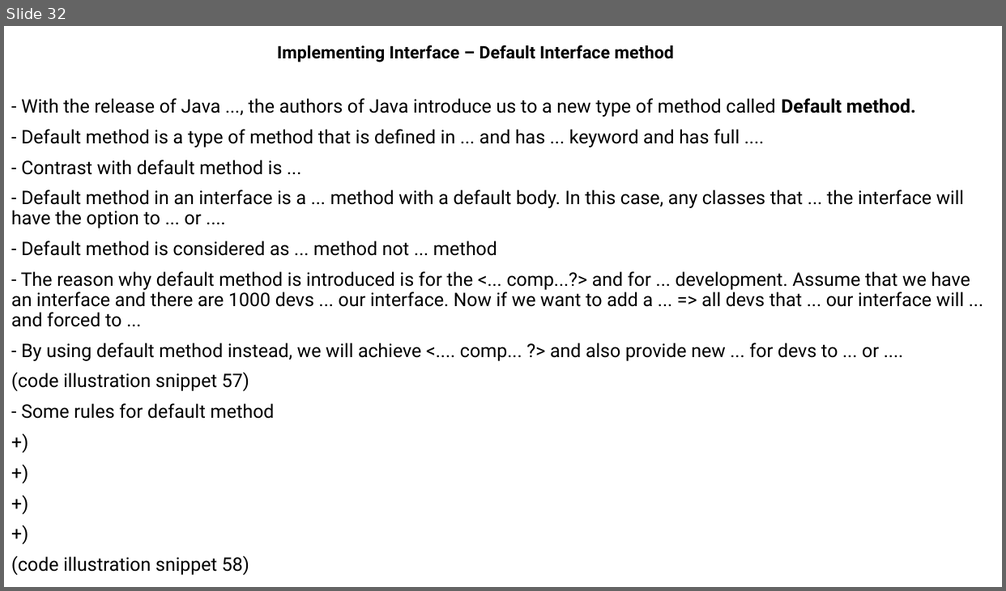
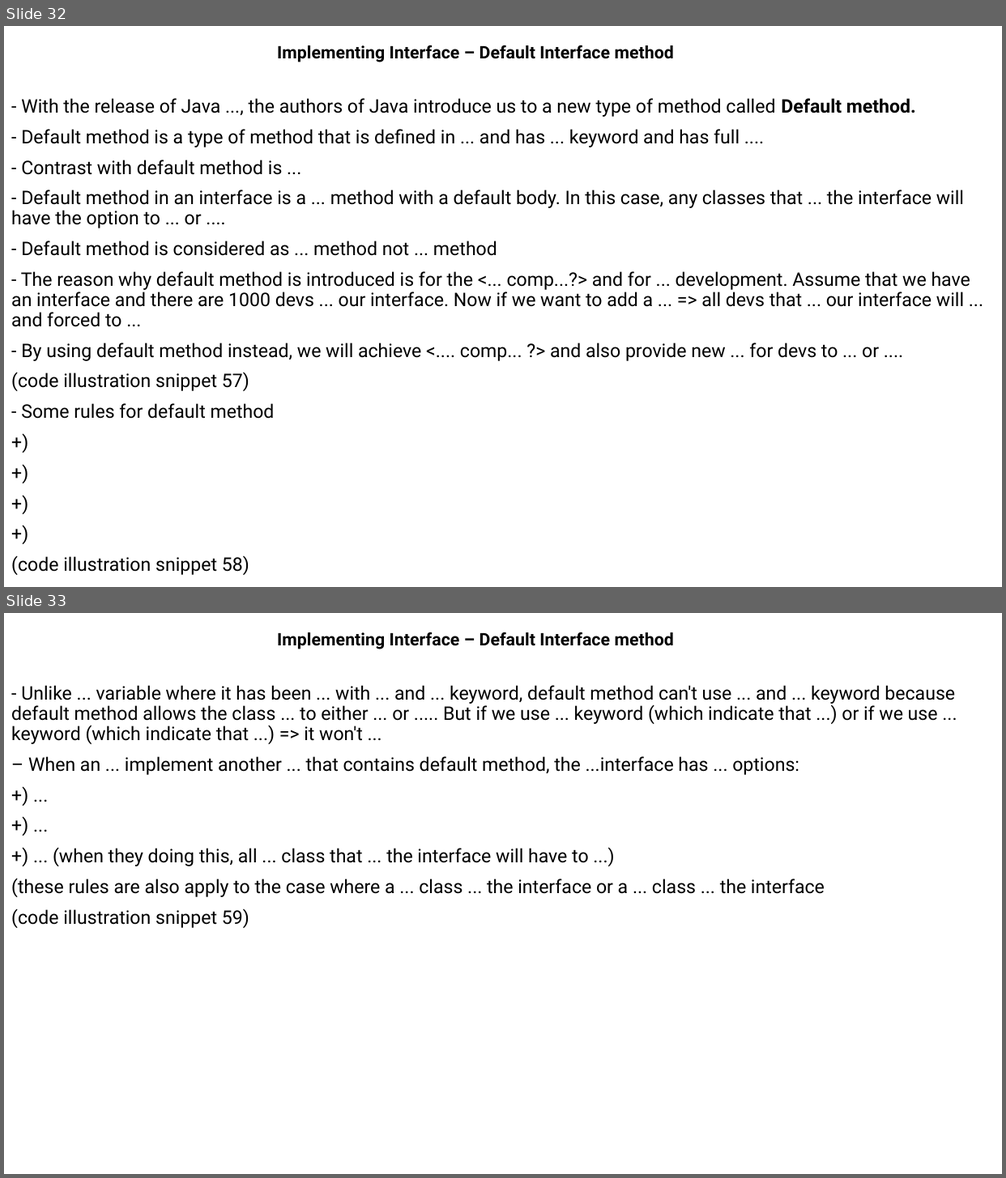
Before and after one commit to MaiDinhVinh/CS-Java, a slide deck: self-study resources/J8SE1/Chapter 5 - Class Design.pptx. Shown one above the other, each under a label of ours: slide 32 before the commit, slides 32 and 33 after it. The pictures are 1006x591 and 1006x1178 pixels, drawn with LibreOffice and Linux fonts; fonts in the diff are those of the drawing. Boxes give left, top, right and bottom in pixels: in the first picture for what was removed or moved away, otherwise in the second. Text is boxed around its words. In the diff, an @@ line names an element or a change of style, - is before the commit and + after.

```diff
--- a/self-study resources/J8SE1/Chapter 5 - Class Design.pptx
+++ b/self-study resources/J8SE1/Chapter 5 - Class Design.pptx
@@ slide 33 added at bbox=[4, 613, 1002, 1174], background #FFFFFF @@
@@ subtitle added at bbox=[277, 632, 674, 649], 16.6 pt, text #000000, bold @@
+Implementing Interface – Default Interface method
@@ text added at bbox=[11, 685, 955, 928], 18 pt, text #000000 @@
+- Unlike ... variable where it has been ... with ... and ... keyword, default method can't use ... and ... keyword because default method allows the class ... to either ... or ..... But if we use ... keyword (which indicate that ...) or if we use ... keyword (which indicate that ...) => it won't ...
+– When an ... implement another ... that contains default method, the ...interface has ... options:
++) ...
++) ...
++) ... (when they doing this, all ... class that ... the interface will have to ...)
+(these rules are also apply to the case where a ... class ... the interface or a ... class ... the interface
+(code illustration snippet 59)
```
Also in this commit, not shown: 9 other slides added, 26 other files.
